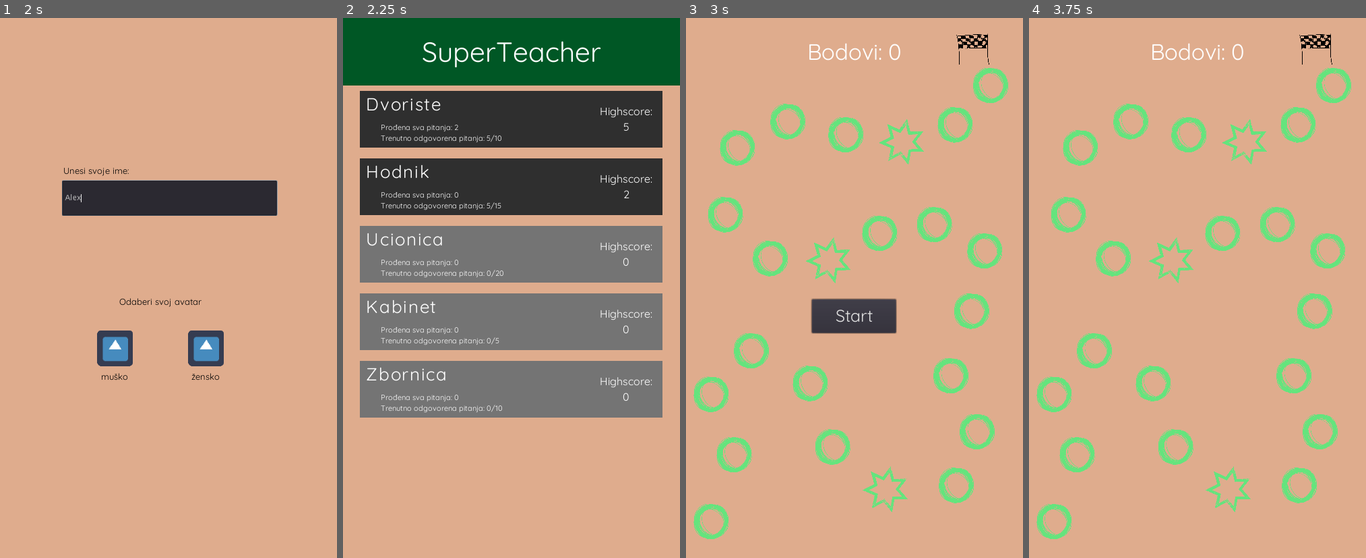
Above: before the commit, frames 1-4 (left to right).
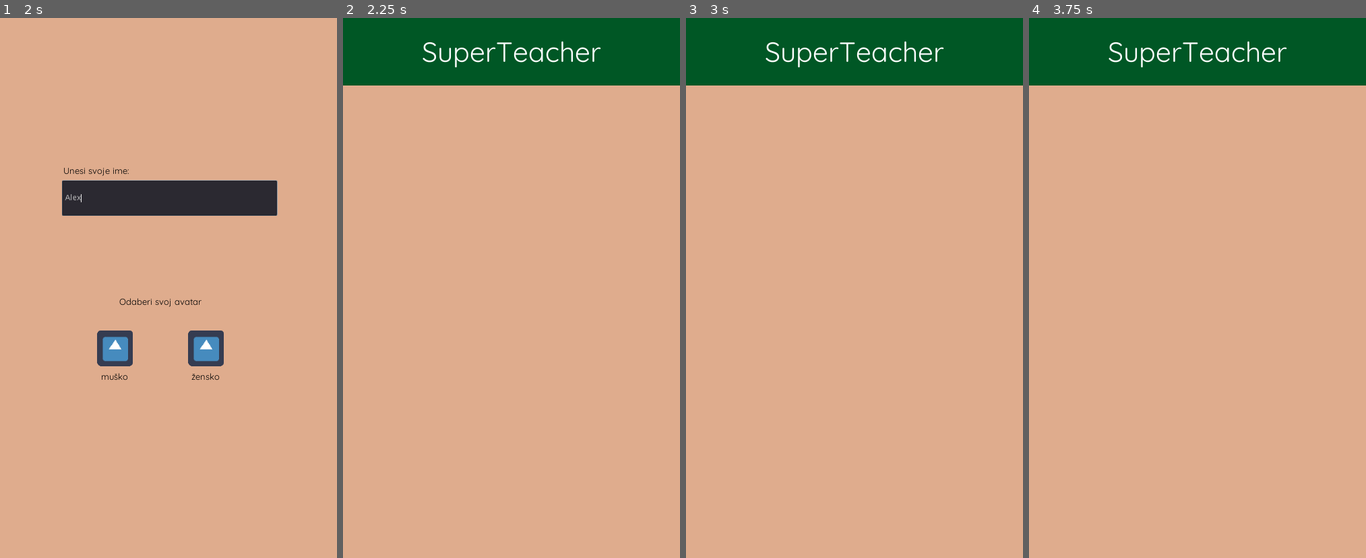
Above: after the commit, the same moments.

Repository: amalija-ramljak/superteacher
Game: Godot game, scene res://scenes/Entry.tscn
Same seed, same stepped clock (60 frames per second), same inputs: the game is played once before the commit and once after it. The engine's default icon, where the game draws it, is replaced by a stand-in: a white triangle on a blue panel in a dark square.
Inputs (mouse positions are in pixels of both pictures, inside the frame that each line leads up to):
- Up to frame 1 (2 s): click "Play" at 0.5 s; click (168, 196) at 1.27 s; type "Alex" at 1.35 s
- Up to frame 2 (2.25 s): click "muško" at 2 s
- Up to frame 3 (3 s): click (854, 120) at 2.77 s
- Up to frame 4 (3.75 s): click (1197, 315) at 3.5 s, where only the run before the commit has a clickable "Start"

Frame 1 is identical in both runs. In frame 2, 47% of the frame differs, in the area x 5-95%, y 13-74%; in frame 3, 21%; in frame 4, 19%.
Error after the commit: Invalid call to function 'open' in base '_File'. Expected 2 arguments. (res://scenes/VBoxContainer.gd:9)

Commit message:
the LevelSelector data is loaded from the save data

Diff:
--- a/scenes/VBoxContainer.gd
+++ b/scenes/VBoxContainer.gd
@@ -1,28 +1,23 @@
 extends VBoxContainer
-
 
 export (PackedScene) var LevelSelector
 
+var game_loader = preload("res://GameSaving.gd")
+
 func _ready():
-	var levels = self.load("res://leveldata/level_list.json")
-	levels = JSON.parse(levels).result
-	print(levels)
-	var i = 0
+	var f = File.new()
+	f.open("res://leveldata/level_list.json")
+	var levels = parse_json(f.get_as_text())
+	f.close()
+	var levels_data = game_loader.load_game()
 	for level in levels.list:
 		var level_selector = LevelSelector.instance()
 		add_child(level_selector)
+		var level_data = levels_data.levels[level]
 		level_selector.set_name(level)
-		level_selector.set_highscore(levels[level].highscore)
-		level_selector.set_progress(levels[level].full_runs, levels[level].current, levels[level].total)
+		level_selector.set_highscore(level_data.highscore)
+		level_selector.set_progress(level_data.full_passes, level_data.current_correct, levels.pool_size[level])
 		# terrible but oh well
 		level_selector.get_child(0).connect("button_up", self.get_parent().get_parent(), "on_level_selected", [level_selector.level_name])
-		if (!levels.playable.has(level)):
+		if (!levels_data.unlocked.has(level)):
 			level_selector.disable()
-		i += 1
-
-func load(path):
-	var file = File.new()
-	file.open(path, File.READ)
-	var content = file.get_as_text()
-	file.close()
-	return content
